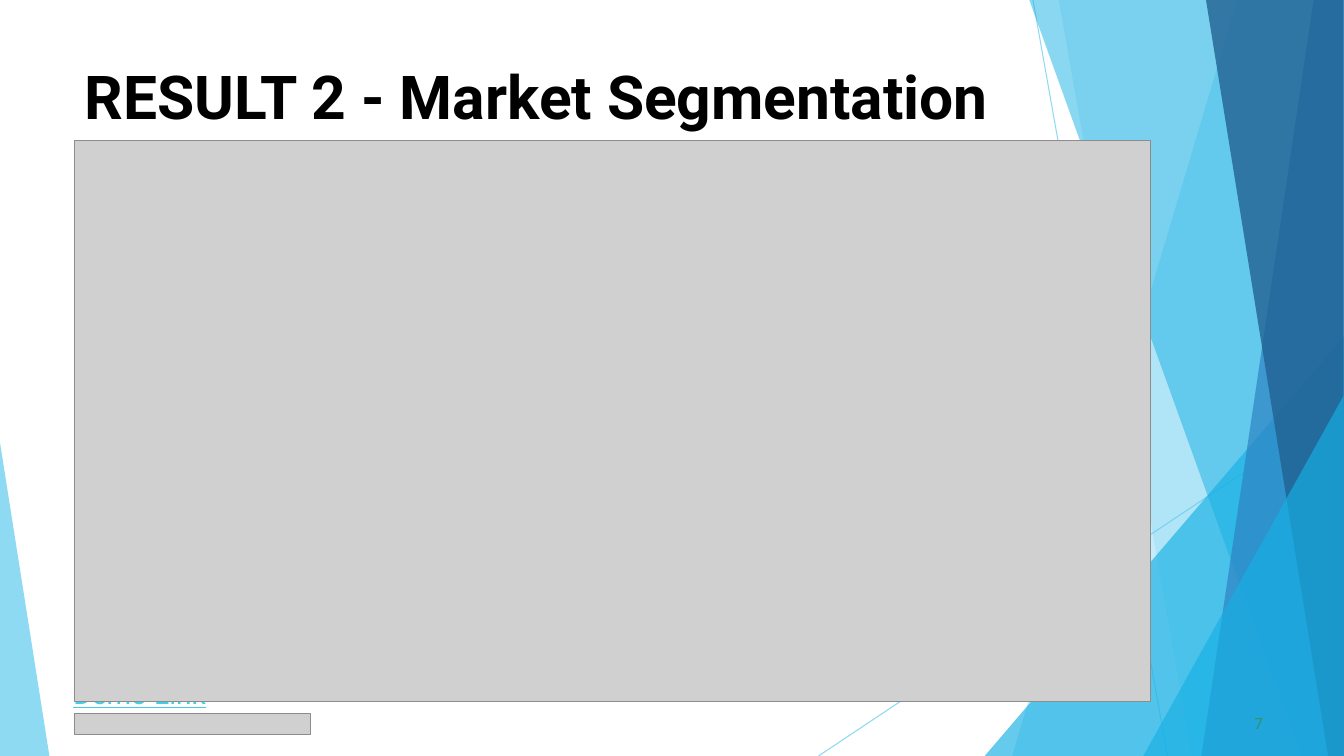
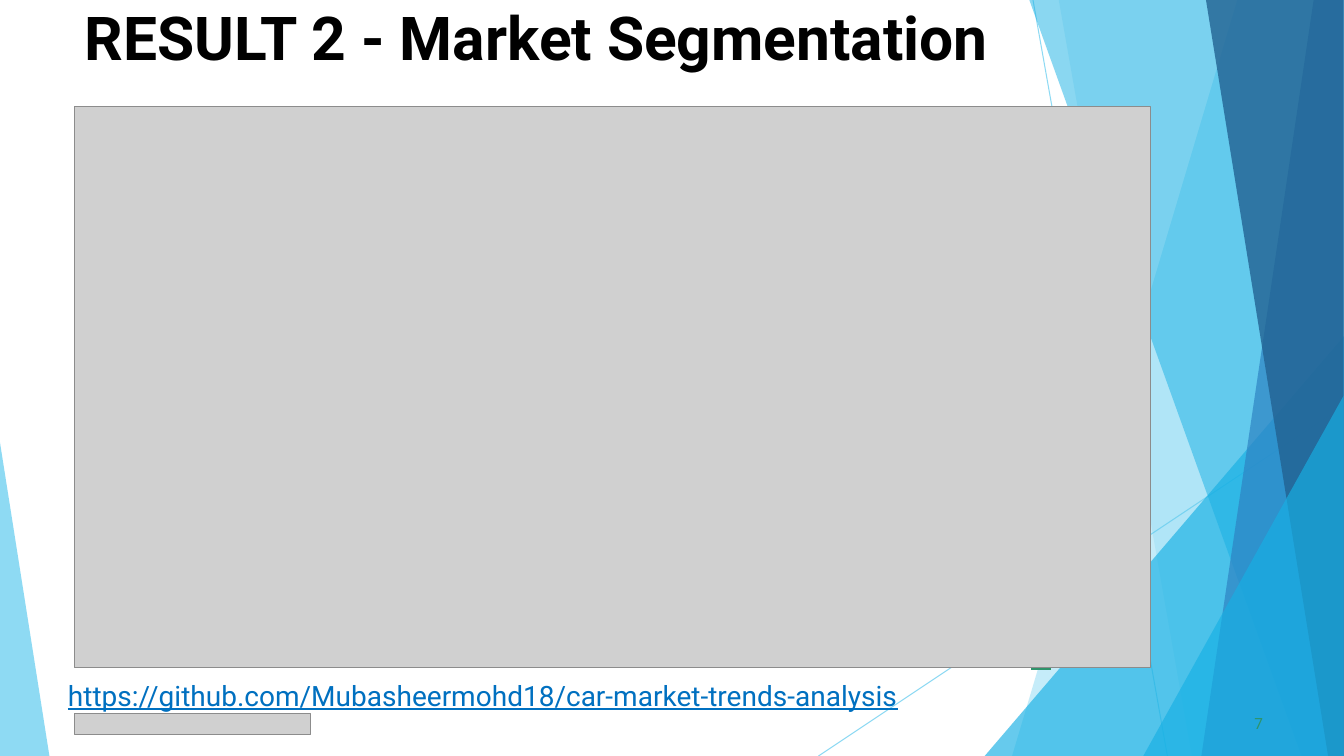
Before and after one commit to Mubasheermohd18/car-market-trends-analysis, a slide deck: slide 7 of presentation/Car_Market_Trends_Analysis.pptx. Drawn at 1344x756 pixels with LibreOffice and Linux fonts; fonts in the diff are those of the drawing; grey boxes stand for pictures. Boxes give left, top, right and bottom in pixels: in the first picture for what was removed or moved away, otherwise in the second. Text is boxed around its words. In the diff, an @@ line names an element or a change of style, - is before the commit and + after.

```diff
--- a/presentation/Car_Market_Trends_Analysis.pptx
+++ b/presentation/Car_Market_Trends_Analysis.pptx
@@ title "RESULT 2 - Market Segmentation" moved from (x1=85, y1=73, x2=987, y2=132) to (x1=85, y1=14, x2=987, y2=73) @@
@@ picture moved from (x1=75, y1=140, x2=1150, y2=702) to (x1=75, y1=107, x2=1150, y2=668) @@
@@ rectangle added at (x1=1031, y1=650, x2=1052, y2=670), fill #2E946B @@
@@ text added at (x1=68, y1=685, x2=897, y2=713), 20 pt, text #0070C0, underline @@
+https://github.com/Mubasheermohd18/car-market-trends-analysis
@@ text removed at (x1=73, y1=678, x2=206, y2=711) @@
-Demo Link
```
Also in this commit, not shown: 4 other slides changed.
